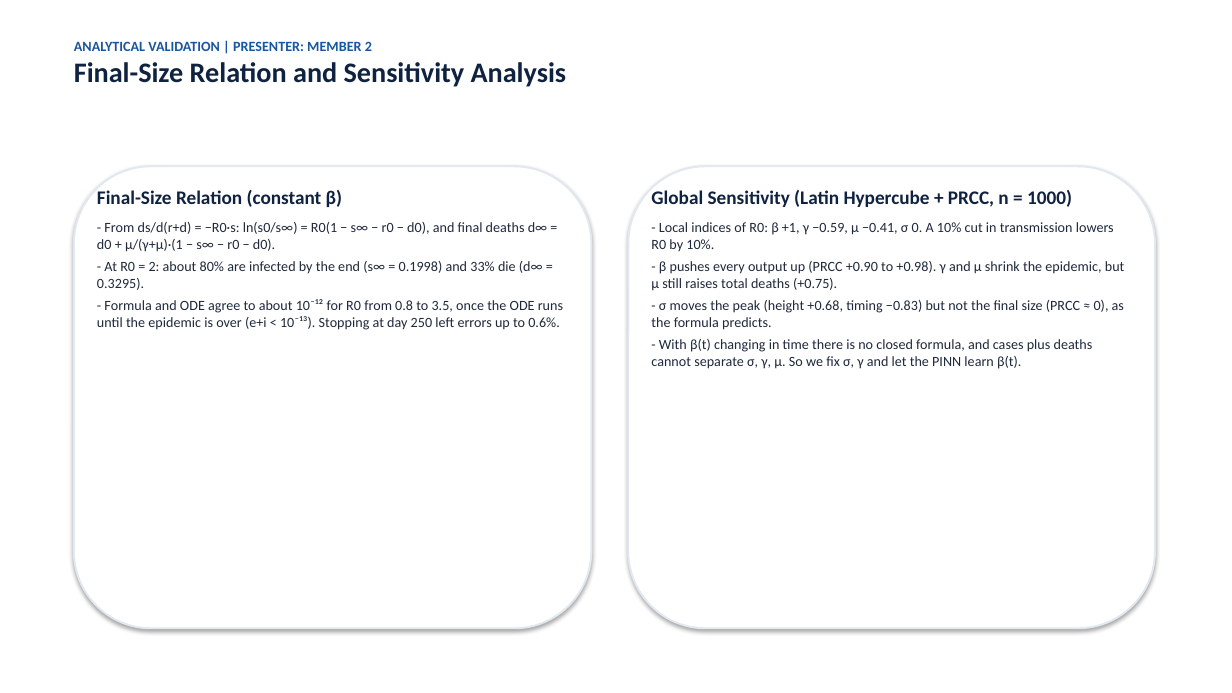
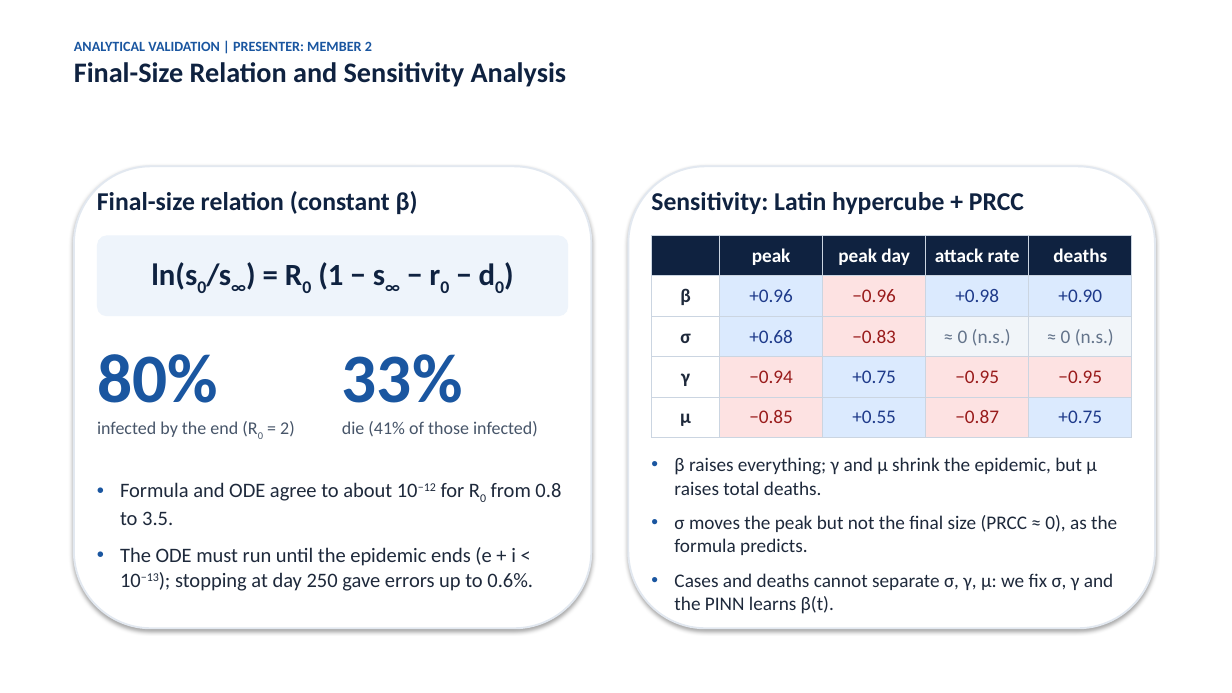
Before and after one commit to Saatwik-ss/SEIRD-Model, a slide deck: slide 5 of presentation/presentation_slides.pptx. Drawn at 1232x693 pixels with LibreOffice and Linux fonts; fonts in the diff are those of the drawing. Boxes give left, top, right and bottom in pixels: in the first picture for what was removed or moved away, otherwise in the second. Text is boxed around its words. In the diff, an @@ line names an element or a change of style, - is before the commit and + after.

```diff
--- a/presentation/presentation_slides.pptx
+++ b/presentation/presentation_slides.pptx
@@ text added at (97, 191, 418, 214), 20 pt, text #0F2240, bold @@
+Final-size relation (constant β)
@@ text added at (651, 192, 1024, 214), 20 pt, text #0F2240, bold @@
+Sensitivity: Latin hypercube + PRCC
@@ rounded rectangle added at (97, 236, 568, 316), fill #EEF4FB, 24 pt, text #0F2240, bold @@
+ln(s0/s∞) = R0 (1 − s∞ − r0 − d0)
@@ table added at (652, 236, 1134, 438), 5 rows, 5 columns @@
+ | peak | peak day | attack rate | deaths
+β | +0.96 | −0.96 | +0.98 | +0.90
+σ | +0.68 | −0.83 | ≈ 0 (n.s.) | ≈ 0 (n.s.)
+γ | −0.94 | +0.75 | −0.95 | −0.95
+μ | −0.85 | +0.55 | −0.87 | +0.75
@@ text added at (97, 354, 295, 437), 14 pt, text #475569 @@
+80%
+infected by the end (R0 = 2)
@@ text added at (342, 354, 538, 436), 14 pt, text #475569 @@
+33%
+die (41% of those infected)
@@ text at (674, 457, 1117, 614): text changed; size 11 to 15 pt @@
-Global Sensitivity (Latin Hypercube + PRCC, n = 1000)
-- Local indices of R0: β +1, γ −0.59, μ −0.41, σ 0. A 10% cut in transmission lowers R0 by 10%.
-- β pushes every output up (PRCC +0.90 to +0.98). γ and μ shrink the epidemic, but μ still raises total deaths (+0.75).
-- σ moves the peak (height +0.68, timing −0.83) but not the final size (PRCC ≈ 0), as the formula predicts.
-- With β(t) changing in time there is no closed formula, and cases plus deaths cannot separate σ, γ, μ. So we fix σ, γ and let the PINN learn β(t).
+• β raises everything; γ and μ shrink the epidemic, but μ raises total deaths.
+• σ moves the peak but not the final size (PRCC ≈ 0), as the formula predicts.
+• Cases and deaths cannot separate σ, γ, μ: we fix σ, γ and the PINN learns β(t).
@@ text at (120, 482, 561, 591): text changed; size 11 to 16 pt @@
-Final-Size Relation (constant β)
-- From ds/d(r+d) = −R0·s: ln(s0/s∞) = R0(1 − s∞ − r0 − d0), and final deaths d∞ = d0 + μ/(γ+μ)·(1 − s∞ − r0 − d0).
-- At R0 = 2: about 80% are infected by the end (s∞ = 0.1998) and 33% die (d∞ = 0.3295).
-- Formula and ODE agree to about 10⁻¹² for R0 from 0.8 to 3.5, once the ODE runs until the epidemic is over (e+i < 10⁻¹³). Stopping at day 250 left errors up to 0.6%.
+• Formula and ODE agree to about 10−12 for R0 from 0.8 to 3.5.
+• The ODE must run until the epidemic ends (e + i < 10−13); stopping at day 250 gave errors up to 0.6%.
```
Also in this commit, not shown: 1 other slide changed.
